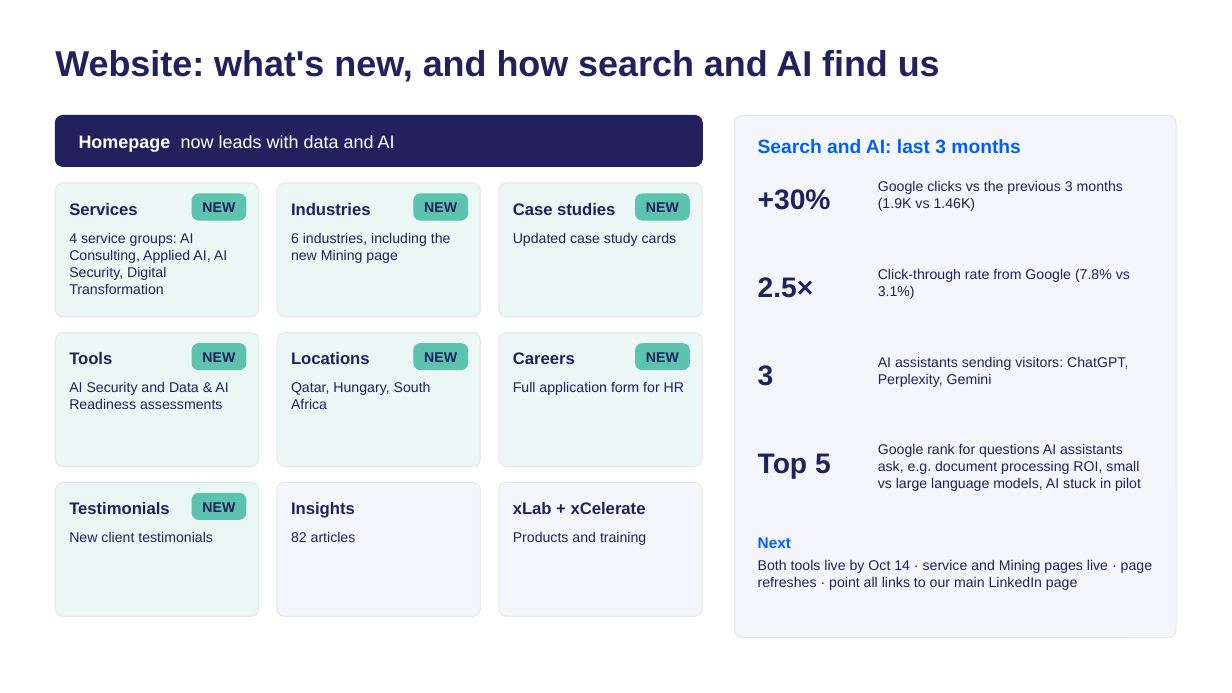
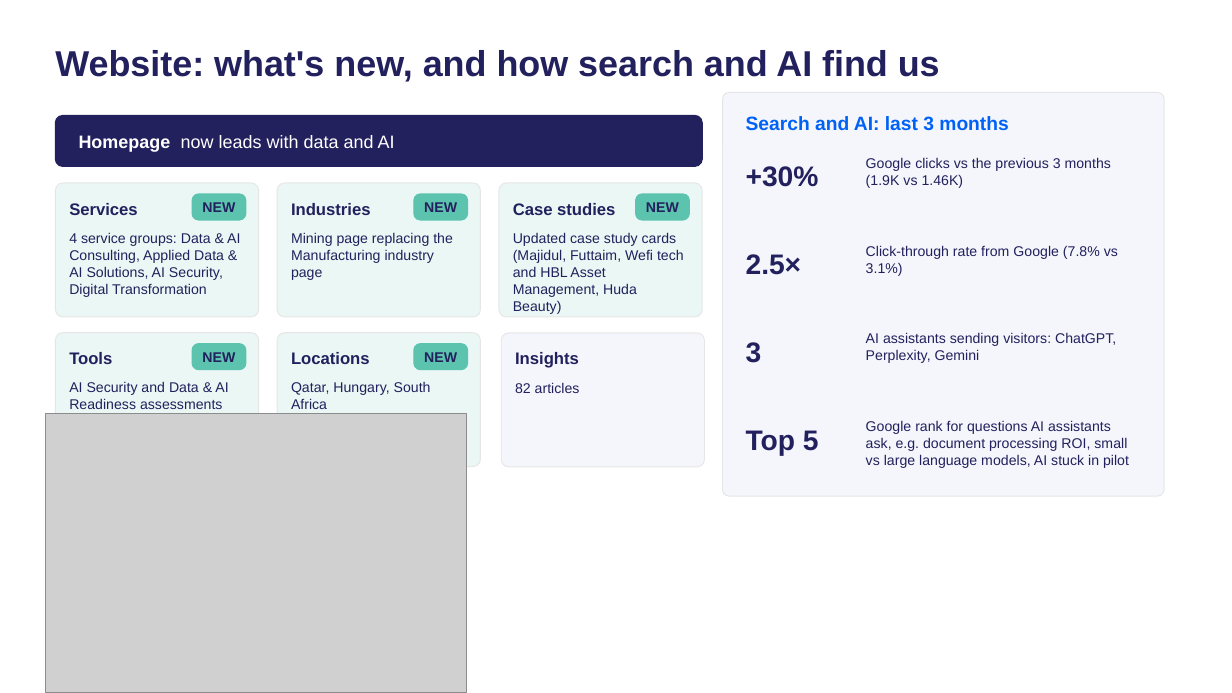
Before and after one commit to sqraza89-tech/repo, a slide deck: slide 3 of Notes/2026-09-24-xloop-marketing-q2-q3-v3.pptx. Drawn at 1232x693 pixels with LibreOffice and Linux fonts; fonts in the diff are those of the drawing; grey boxes stand for pictures. Boxes give left, top, right and bottom in pixels: in the first picture for what was removed or moved away, otherwise in the second. Text is boxed around its words. In the diff, an @@ line names an element or a change of style, - is before the commit and + after.

```diff
--- a/Notes/2026-09-24-xloop-marketing-q2-q3-v3.pptx
+++ b/Notes/2026-09-24-xloop-marketing-q2-q3-v3.pptx
@@ rounded rectangle: place and size @@
-rounded rectangle at <box>735,116,1177,638</box>
+rounded rectangle at <box>723,92,1165,496</box>
@@ text at <box>69,232,240,297</box>: text changed @@
-4 service groups: AI Consulting, Applied AI, AI Security, Digital Transformation
+4 service groups: Data & AI Consulting, Applied Data & AI Solutions, AI Security, Digital Transformation
@@ text at <box>291,232,453,280</box>: text changed @@
-6 industries, including the new Mining page
+Mining page replacing the Manufacturing industry page
@@ text at <box>513,232,684,314</box>: text changed @@
-Updated case study cards
+Updated case study cards
+(Majidul, Futtaim, Wefi tech and HBL Asset Management, Huda Beauty)
@@ rounded rectangle removed at <box>499,333,702,467</box> @@
@@ 2 texts, 1 rounded rectangle: place and size @@
-2 texts, 1 rounded rectangle at <box>277,482,481,616</box>
+2 texts, 1 rounded rectangle at <box>502,333,705,467</box>
@@ text removed at <box>513,352,575,364</box> @@
-Careers
@@ rounded rectangle removed at <box>636,344,689,370</box> @@
@@ text removed at <box>646,352,679,362</box> @@
-NEW
@@ text removed at <box>513,381,684,395</box> @@
-Full application form for HR
@@ picture added at <box>45,413,467,693</box> @@
@@ 9 texts: place and size @@
-9 texts at <box>758,139,1141,491</box>
+9 texts at <box>746,116,1129,468</box>
@@ rounded rectangle removed at <box>55,482,259,616</box> @@
@@ text removed at <box>69,502,170,514</box> @@
-Testimonials
@@ rounded rectangle removed at <box>192,494,246,519</box> @@
@@ text removed at <box>202,502,235,512</box> @@
-NEW
@@ rounded rectangle removed at <box>499,482,702,616</box> @@
@@ text removed at <box>513,502,646,514</box> @@
-xLab + xCelerate
@@ text removed at <box>69,531,213,542</box> @@
-New client testimonials
@@ text removed at <box>513,531,646,545</box> @@
-Products and training
@@ text removed at <box>758,537,791,548</box> @@
-Next
@@ text removed at <box>758,559,1152,590</box> @@
-Both tools live by Oct 14 · service and Mining pages live · page refreshes · point all links to our main LinkedIn page
```
Also in this commit, not shown: 5 other slides changed, 1 slide removed, 1 other file.
